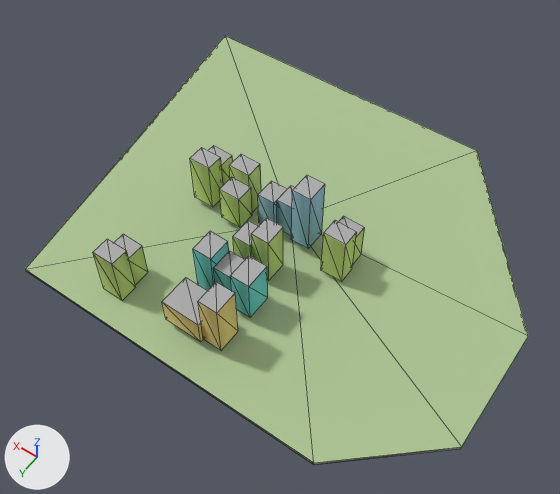
Renders of the glTF model godot_project/remake/sky/islands/SKY-075.lod2.glb from each side of a commit.
Rendered twice from a 50 mm camera at (-121.0, 176.0, 258.0) aimed at (1.0, 5.0, -11.0). The lights are fixed; the arrows at lower left show +X, +Y and +Z. The picture after the commit comes second. Mesh edges are drawn as thin lines.

The older version as bpy lines, for what is in view:
```python
me_buildings = bpy.data.meshes.new('buildings')
me_buildings.from_pydata(...)  # 144 vertices, 180 faces; spans x -35.8..41.5, y -3.3..71.0, z 1.0..35.2
me_buildings.materials.append(mat_sky_lod_bldg)
me_deck = bpy.data.meshes.new('deck')
me_deck.from_pydata(...)  # 7 vertices, 6 faces; spans x -108.0..103.0, y -88.0..82.0, z 0.0
me_deck.materials.append(mat_sky_deck)
me_rock = bpy.data.meshes.new('rock')
me_rock.from_pydata(...)  # 24 vertices, 40 faces; spans x -108.0..103.0, y -88.0..82.0, z -50.0..0.0
me_rock.materials.append(mat_sky_rock)
ob_buildings = bpy.data.objects.new('buildings', me_buildings)
ob_buildings.location = (0.0, 0.0, 0.0)
ob_deck = bpy.data.objects.new('deck', me_deck)
ob_deck.location = (0.0, 0.0, 0.0)
ob_rock = bpy.data.objects.new('rock', me_rock)
ob_rock.location = (0.0, 0.0, 0.0)
```
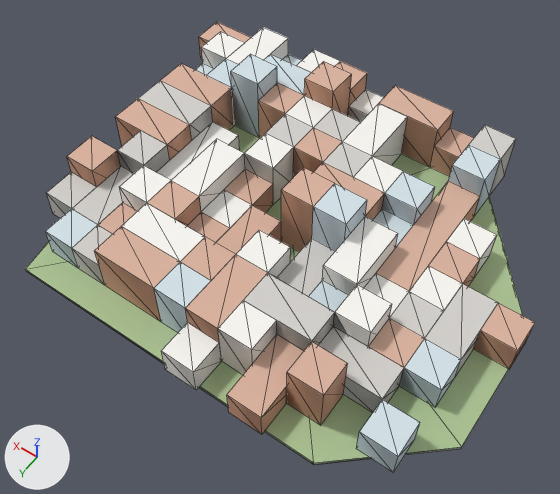
Edits to the bpy script that builds the scene:
```text
Add me_warren_hull:
    me_warren_hull.from_pydata(...)  # 329 vertices, 750 faces; spans x -108.0..102.0, y -81.0..84.0, z 0.0..32.0
    me_warren_hull.materials.append(mat_sky_lod_bldg)
Remove ob_buildings:
    ob_buildings = bpy.data.objects.new('buildings', me_buildings)
    ob_buildings.location = (0.0, 0.0, 0.0)
Add ob_warren_hull:
    ob_warren_hull = bpy.data.objects.new('warren_hull', me_warren_hull)
    ob_warren_hull.location = (0.0, 0.0, 0.0)
```

Changed parts and their boxes (x1, y1, x2, y2) in the pictures (560 x 494 px):
'warren_hull', added: after (45, 22, 535, 473)
'buildings', deleted: before (93, 146, 365, 350)
'deck', unchanged, covered by the edit: before (26, 36, 528, 463); after (26, 62, 523, 463)
